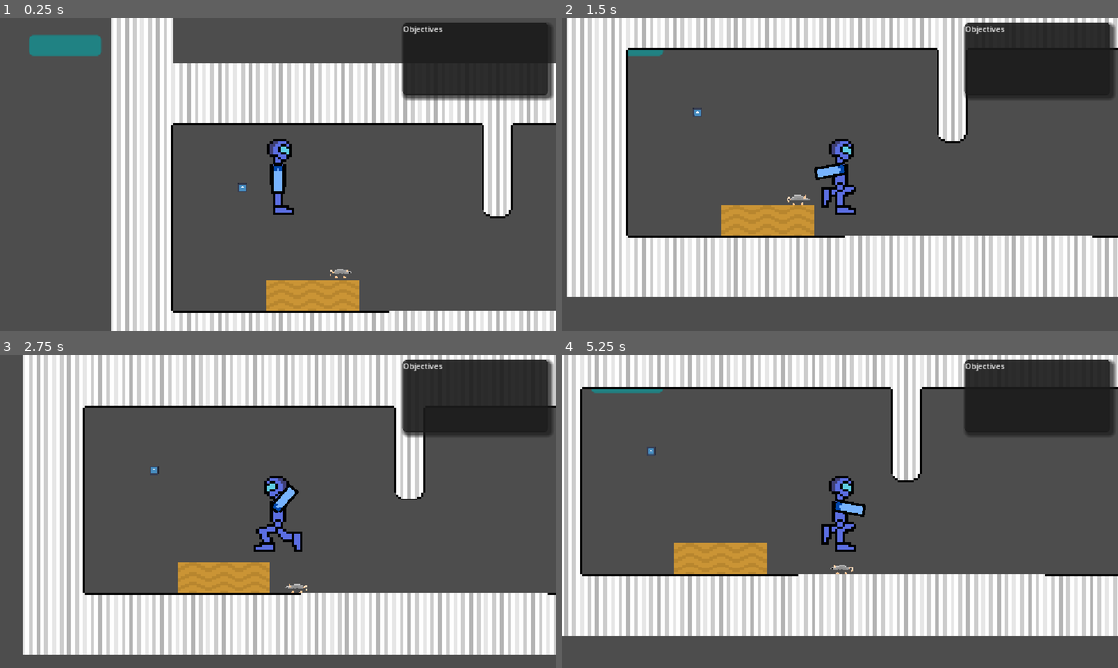
Above: before the commit, frames 1-4 (two rows, left to right).
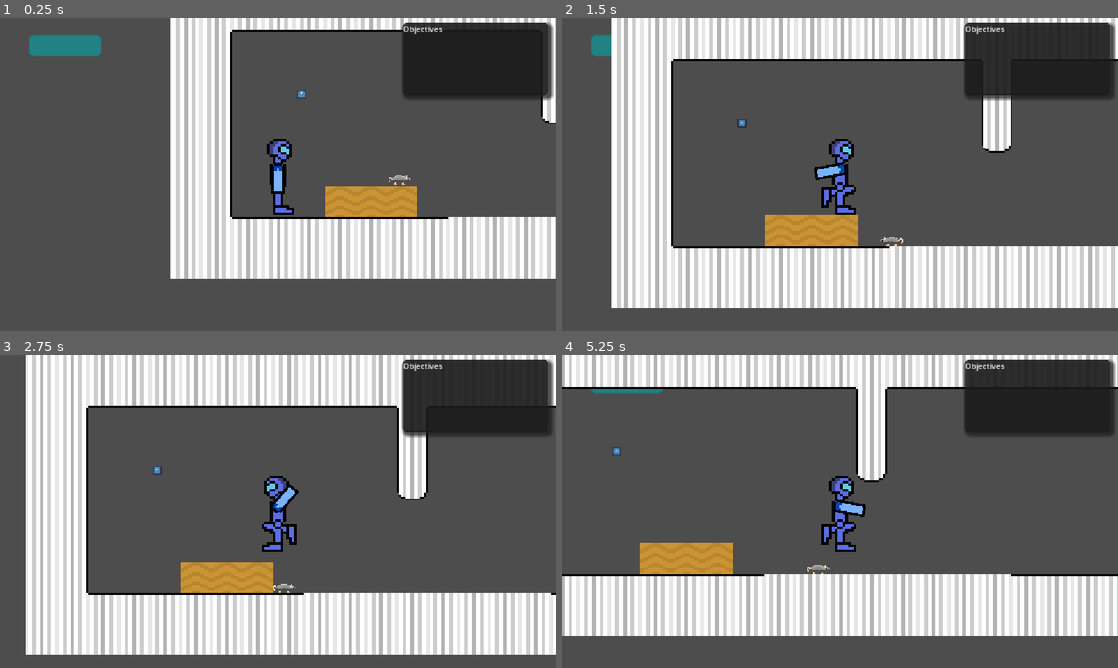
Above: after the commit, the same moments.

Repository: Milo-Griffiths/GameJam-Time
Game: Godot game, scene res://scenes/levels/Level3.tscn
Same seed, same stepped clock (60 frames per second), same inputs: the game is played once before the commit and once after it. This scene is started directly instead of the project's main scene. The engine's default icon, where the game draws it, is replaced by a stand-in: a white triangle on a blue panel in a dark square.
Inputs (mouse positions are in pixels of both pictures, inside the frame that each line leads up to):
- Up to frame 1 (0.25 s): no input
- Up to frame 2 (1.5 s): move the mouse to (806, 140) at 0.52 s; hold Right (right) from 0.53 s (still down); tap Up (up) at 0.6, 0.77, 1.07 s; move the mouse to (728, 190) at 1.27 s; tap Q (Interact) at 1.35 s
- Up to frame 3 (2.75 s): tap Up (up) at 1.52, 1.55, 1.82, 2.3 s; move the mouse to (333, 442) at 2.02 s; release Right (right) at 2.03 s; hold A (left) from 2.03 s (still down); click (333, 442) at 2.1 s
- Up to frame 4 (5.25 s): move the mouse to (812, 574) at 2.77 s; release A (left) at 2.78 s; hold Right (right) 2.78-4.28 s; tap Up (up) at 2.85, 3.02, 3.32, 3.77, 3.8, 4.07, 4.52, 4.55, 4.82, 5.1 s; move the mouse to (1006, 558) at 3.52 s; hold Q (Interact) 3.53-4.28 s; move the mouse to (673, 464) at 4.27 s; hold A (left) 4.28-5.03 s; click (673, 464) at 4.35 s; move the mouse to (867, 511) at 5.02 s; hold Right (right) from 5.03 s (still down)

The runs differ from the first frame. In frame 1, 51% of the frame differs, in the area x 20-100%, y 0-100%; in frame 2, 39%; in frame 3, 32%; in frame 4, 32%.

Commit message:
fixed scene switching

Diff:
--- a/scenes/levels/Level3.tscn
+++ b/scenes/levels/Level3.tscn
@@ -143,7 +143,7 @@
 [node name="Level3" type="Node2D" unique_id=878828158]
 
 [node name="player" parent="." unique_id=1097559639 instance=ExtResource("1_53p26")]
-position = Vector2(153, -307)
+position = Vector2(31, 11)
 SPEED = 300.0
 JUMP_VELOCITY = -400.0
 
--- a/scenes/stasis.gd
+++ b/scenes/stasis.gd
@@ -3,6 +3,12 @@
 @export var scene = ""
 
 signal mysignal
+signal sceneSwitch
 
 func _ready() -> void:
 	mysignal.emit(scene)
+
+
+
+func _on_collision_shape_2d_sigout() -> void:
+	sceneSwitch.emit()
--- a/scenes/stasis.tscn
+++ b/scenes/stasis.tscn
@@ -25,3 +25,4 @@
 [connection signal="body_entered" from="Area2D" to="Area2D/CollisionShape2D" method="_on_area_2d_body_entered"]
 [connection signal="body_exited" from="Area2D" to="Area2D/CollisionShape2D" method="_on_area_2d_body_exited"]
 [connection signal="input_event" from="Area2D" to="Area2D/CollisionShape2D" method="_on_area_2d_input_event"]
+[connection signal="sigout" from="Area2D/CollisionShape2D" to="." method="_on_collision_shape_2d_sigout"]
--- a/scenes/stasisCollision.gd
+++ b/scenes/stasisCollision.gd
@@ -2,6 +2,7 @@
 var level1 = preload("res://scenes/levels/Level1.tscn")
 var inside = false
 var scene = ""
+signal sigout
 
 # Called when the node enters the scene tree for the first time.
 func _ready() -> void:
@@ -14,7 +15,8 @@
 		loadscene()
 
 func loadscene():
-	get_tree().change_scene_to_file(scene)
+	sigout.emit()
+	#get_tree().change_scene_to_file(scene)
 
 
 func _on_area_2d_body_exited(body: CharacterBody2D) -> void:
